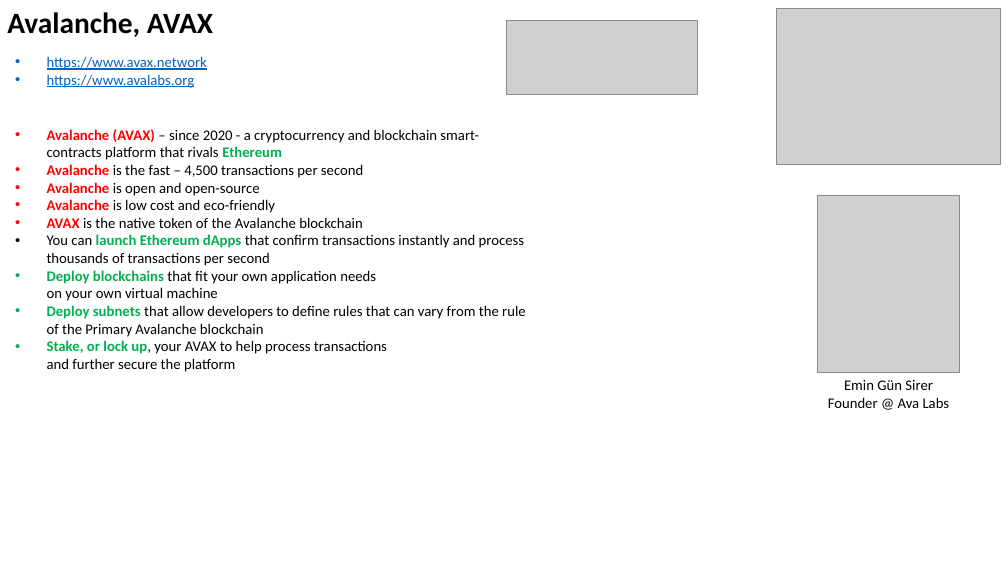
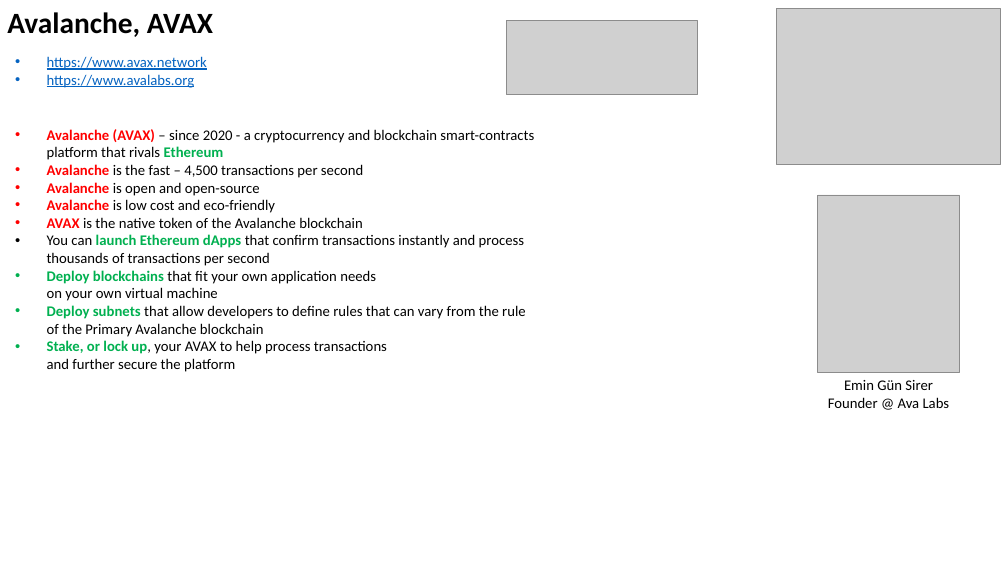
Before and after one commit to lselector/crypto, a slide deck: slide 10 of crypto_03_currencies.pptx. Drawn at 1008x567 pixels with LibreOffice and Linux fonts; fonts in the diff are those of the drawing; grey boxes stand for pictures. Boxes give left, top, right and bottom in pixels: in the first picture for what was removed or moved away, otherwise in the second. Text is boxed around its words. In the diff, an @@ line names an element or a change of style, - is before the commit and + after.

```diff
--- a/crypto_03_currencies.pptx
+++ b/crypto_03_currencies.pptx
@@ text "Avalanche (AVAX) – since 2020 ..." rewrapped from [47, 129, 526, 372] to [47, 129, 534, 372] @@
```
Also in this commit, not shown: 3 other files.
